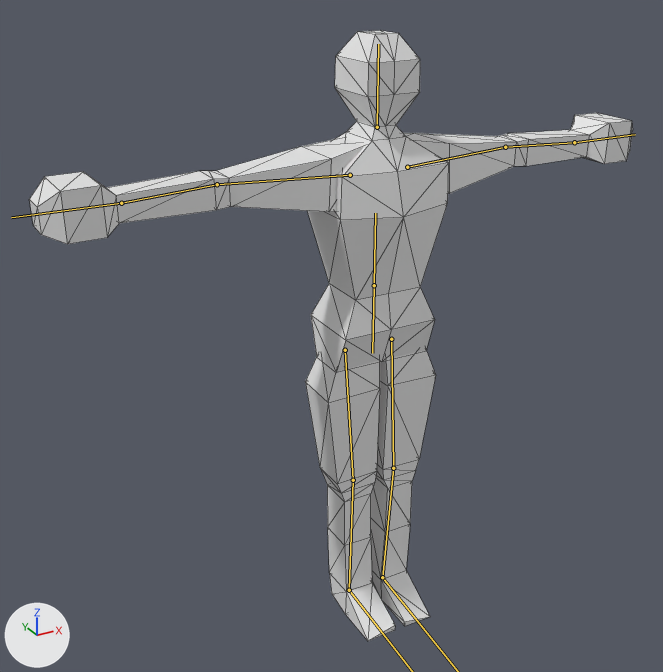
What one commit did to the glTF model godot/player/raw/man.glb.
One viewpoint serves both versions: a camera (50 mm lens) standing at (-1.34, -2.15, 2.07) and looking at (-0.1, 0.1, 0.94). The lights are fixed; the arrows at lower left show +X, +Y and +Z. The bones that bend it are drawn over the model as lines. Mesh edges are drawn as thin lines.
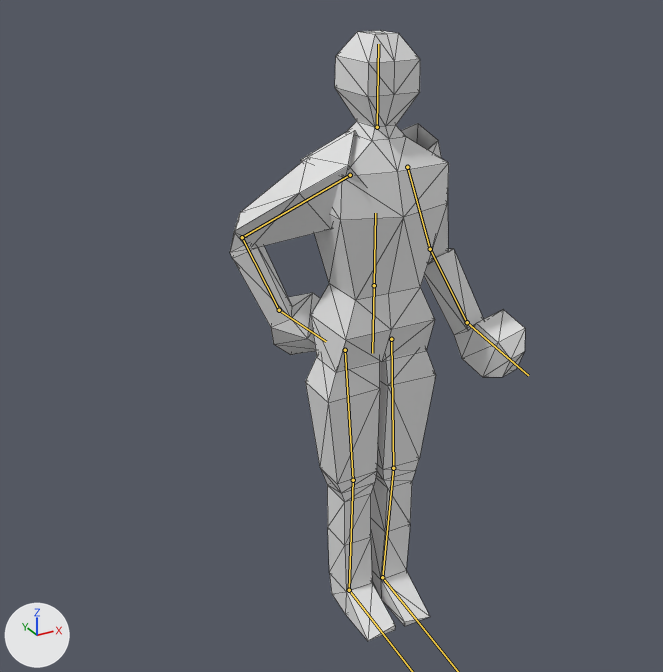
The newer file adds an action. The first version stands in its rest pose; the second is drawn at frame 17 of the action 'pistolwhip'.

Changed parts and their boxes (x1, y1, x2, y2) in the pictures (663 x 672 px):
'Cube', posed (51% narrower): before (29, 30, 633, 641); after (230, 30, 525, 641)
bone 'upperarm.l', root to tip: before (407, 167) to (505, 147); after (407, 167) to (430, 249)
bone 'forearm.l', root to tip: before (505, 147) to (574, 142); after (430, 249) to (467, 322)
bone 'hand.l', root to tip: before (574, 142) to (635, 134); after (467, 322) to (528, 375)
bone 'upperarm.r', root to tip: before (350, 175) to (217, 184); after (350, 175) to (242, 237)
bone 'forearm.r', root to tip: before (217, 184) to (121, 203); after (242, 237) to (279, 310)
bone 'hand.r', root to tip: before (121, 203) to (11, 217); after (279, 310) to (326, 341)

The change in detail:
Bone 'upperarm.l' (bone_upperarm_l) turns from (0, 0, 0) to (-17, 12, -64) degrees about its own x, y and z.
Bone 'forearm.l' (bone_forearm_l) turns from (0, 0, 0) to (45, -10, -15) degrees about its own x, y and z.
Bone 'hand.l' (bone_hand_l) turns from (0, 0, 0) to (36, -9, -3) degrees about its own x, y and z.
Bone 'upperarm.r' (bone_upperarm_r) turns from (0, 0, 0) to (31, -179, 40) degrees about its own x, y and z.
Bone 'forearm.r' (bone_forearm_r) turns from (0, 0, 0) to (-10, -17, -81) degrees about its own x, y and z.
Bone 'hand.r' (bone_hand_r) turns from (0, 0, 0) to (34, 25, 1) degrees about its own x, y and z.
